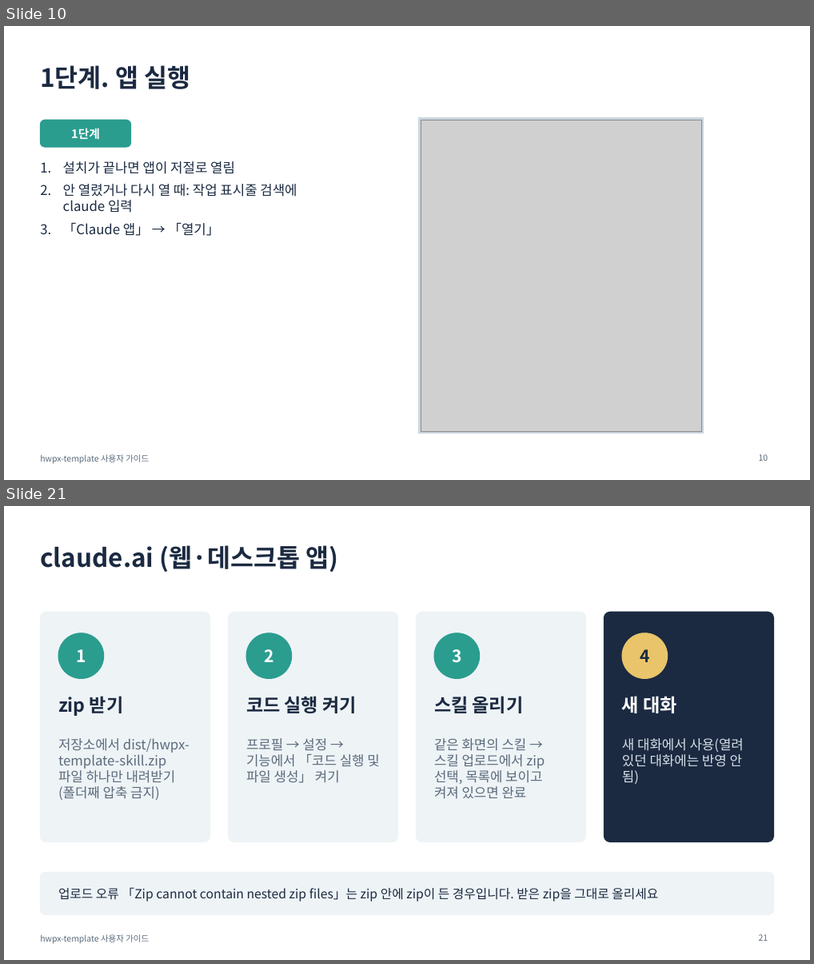
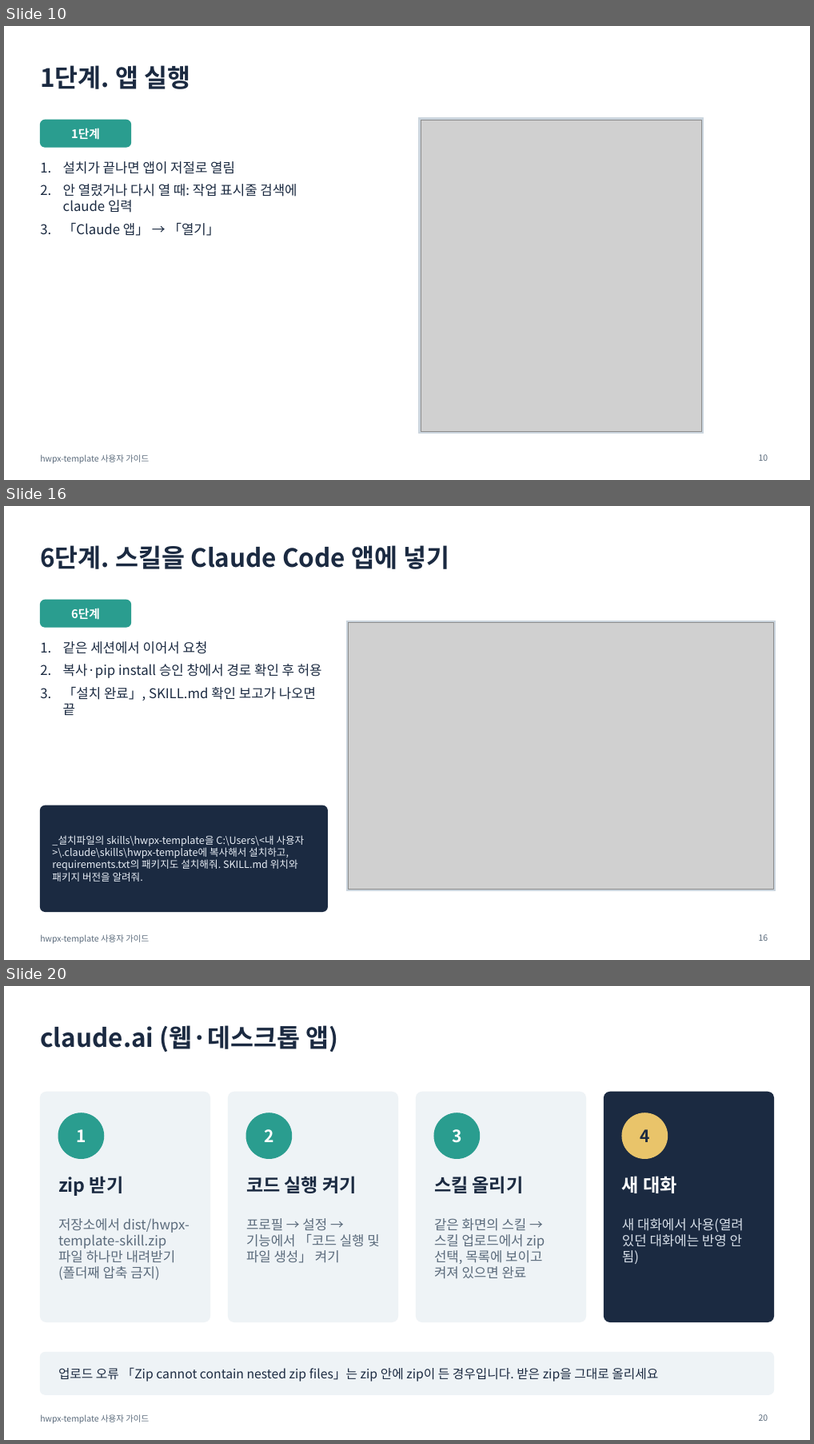
Before and after one commit to emilyJ7/hwpx-template-public, a slide deck: docs/사용자가이드.pptx. Shown one above the other, each under a label of ours: slides 10 and 21 before the commit, slides 10, 16 and 20 after it; the slides between them are not shown. The pictures are 814x964 and 814x1444 pixels, drawn with LibreOffice and Linux fonts; fonts in the diff are those of the drawing; grey boxes stand for pictures. Boxes give left, top, right and bottom in pixels: in the first picture for what was removed or moved away, otherwise in the second. Text is boxed around its words. In the diff, an @@ line names an element or a change of style, - is before the commit and + after.

```diff
--- a/docs/사용자가이드.pptx
+++ b/docs/사용자가이드.pptx
@@ slide 16 added at bbox=[4, 506, 810, 960], background #FFFFFF; not listed: 1 template element that a slide beside it also shows @@
@@ title added at bbox=[40, 545, 450, 569], 30 pt, text #1B2A41, bold @@
+6단계. 스킬을 Claude Code 앱에 넣기
@@ rounded rectangle added at bbox=[40, 600, 131, 627], fill #2A9D8F, outline #2A9D8F 1 pt @@
@@ text added at bbox=[71, 608, 100, 620], 14 pt, text #FFFFFF, bold @@
+6단계
@@ rectangle added at bbox=[347, 621, 776, 891], fill #CBD5DE, outline #CBD5DE 1 pt @@
@@ picture added at bbox=[349, 623, 774, 889] @@
@@ text added at bbox=[63, 641, 322, 715], 16 pt, text #1B2A41 @@
+1. 같은 세션에서 이어서 요청
+2. 복사·pip install 승인 창에서 경로 확인 후 허용
+3. 「설치 완료」, SKILL.md 확인 보고가 나오면 끝
@@ rounded rectangle added at bbox=[40, 805, 328, 912], fill #1B2A41, outline #1B2A41 1 pt @@
@@ text added at bbox=[52, 835, 305, 881], 12 pt, text #E6ECF4 @@
+_설치파일의 skills\hwpx-template을 C:\Users\<내 사용자>\.claude\skills\hwpx-template에 복사해서 설치하고, requirements.txt의 패키지도 설치해줘. SKILL.md 위치와 패키지 버전을 알려줘.
@@ page number added at bbox=[759, 934, 769, 940], 10 pt, text #5B6B7C @@
+16
@@ what was slide 21 is now slide 20 @@
@@ page number at bbox=[759, 1414, 769, 1420]: text changed @@
-21
+20
```
Also in this commit, not shown: 9 slides changed, 1 other slide added, 3 slides removed, 26 other files.
